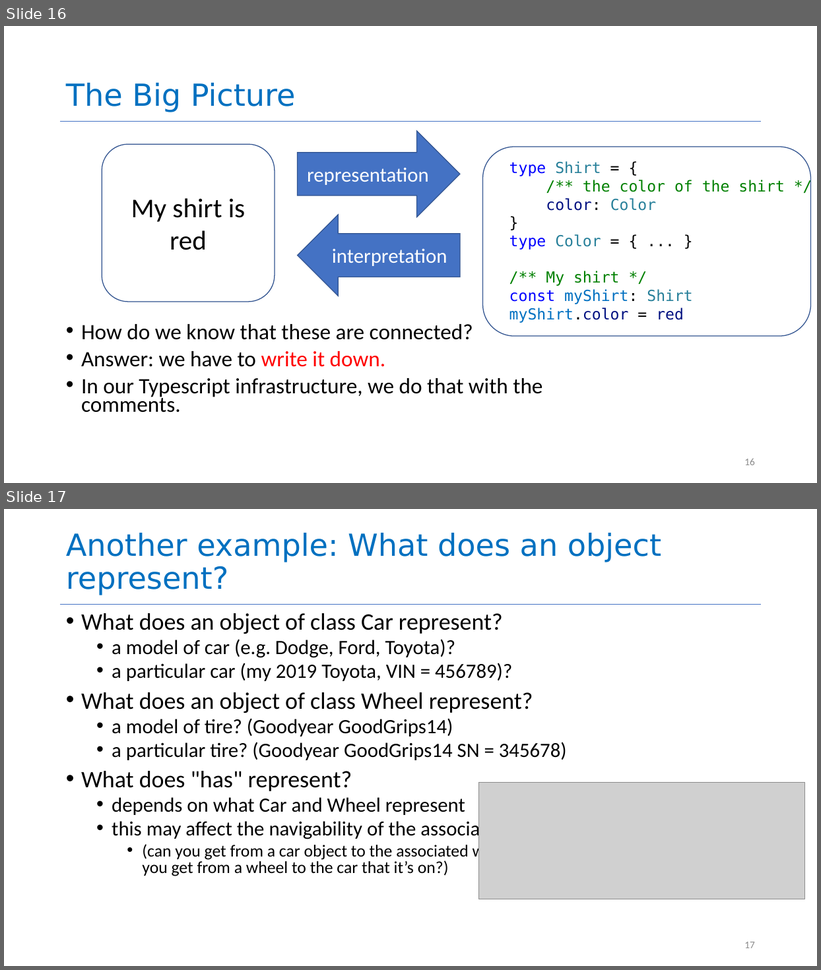
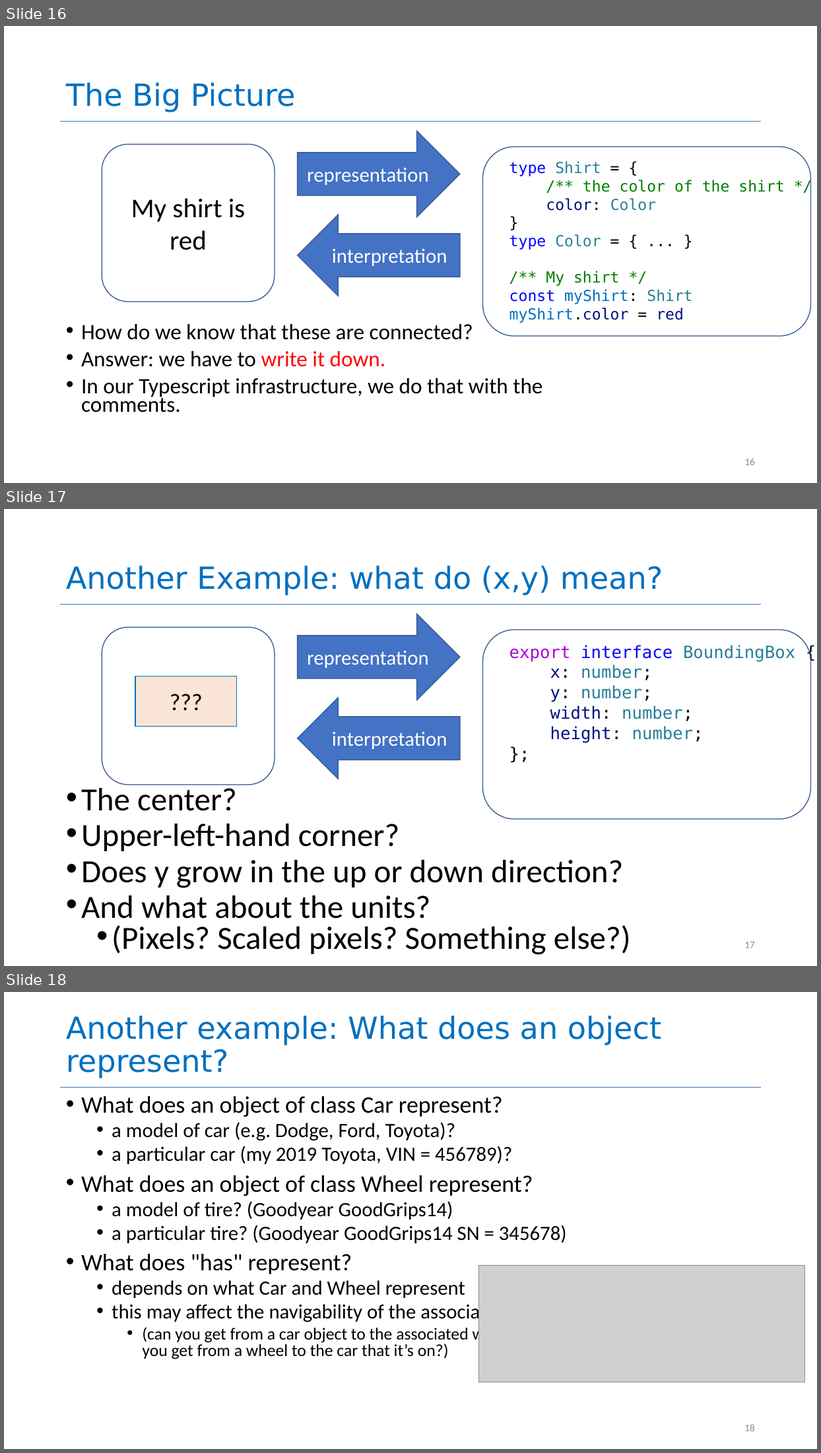
Before and after one commit to neu-se/CS4530-Fall-2022, a slide deck: Slides/Module 03 Code-Level Design Principles.pptx. Shown one above the other, each under a label of ours: slides 16 and 17 before the commit, slides 16, 17 and 18 after it. The pictures are 821x970 and 821x1453 pixels, drawn with LibreOffice and Linux fonts; fonts in the diff are those of the drawing; grey boxes stand for pictures. Boxes give left, top, right and bottom in pixels: in the first picture for what was removed or moved away, otherwise in the second. Text is boxed around its words. In the diff, an @@ line names an element or a change of style, - is before the commit and + after.

Commit message:
added bounding box example to Module 03

```diff
--- a/Slides/Module 03 Code-Level Design Principles.pptx
+++ b/Slides/Module 03 Code-Level Design Principles.pptx
@@ slide 17 added at <box>4,509,817,966</box>, background #FFFFFF; not listed: 1 template element that a slide beside it also shows @@
@@ title added at <box>66,566,663,595</box>, 36 pt, text #0070C0 @@
+Another Example: what do (x,y) mean?
@@ rounded rectangle added at <box>102,627,274,785</box>, outline #325491 1 pt @@
@@ right arrow added at <box>298,614,460,700</box>, fill #4472C4, outline #325491 1 pt, 24 pt, text #FFFFFF @@
+representation
@@ rounded rectangle added at <box>483,630,811,819</box>, outline #325491 1 pt @@
@@ text added at <box>510,645,795,743</box>, 20 pt, text #267F99 @@
+export interface BoundingBox {
+x: number;
+y: number;
+width: number;
+height: number;
+};
@@ rectangle added at <box>647,652,795,700</box>, fill #FFFFFF, outline #FFFFFF 1 pt @@
@@ rectangle added at <box>136,676,237,727</box>, fill #FBE5D6, outline #0070C0 1 pt, 28 pt, text #000000 @@
+???
@@ left arrow added at <box>298,698,460,779</box>, fill #4472C4, outline #325491 1 pt, 24 pt, text #FFFFFF @@
+interpretation
@@ rectangle added at <box>489,727,636,749</box>, fill #FFFFFF, outline #FFFFFF 1 pt @@
@@ text added at <box>81,784,631,955</box>, 38.2 pt, text #000000 @@
+• The center?
+• Upper-left-hand corner?
+• Does y grow in the up or down direction?
+• And what about the units?
+  • (Pixels? Scaled pixels? Something else?)
@@ page number added at <box>745,942,755,949</box>, 12 pt, text #8C8C8C @@
+17
@@ what was slide 17 is now slide 18 @@
@@ page number at <box>745,1424,755,1432</box>: text changed @@
-17
+18
```
Also in this commit, not shown: 1 other file.
